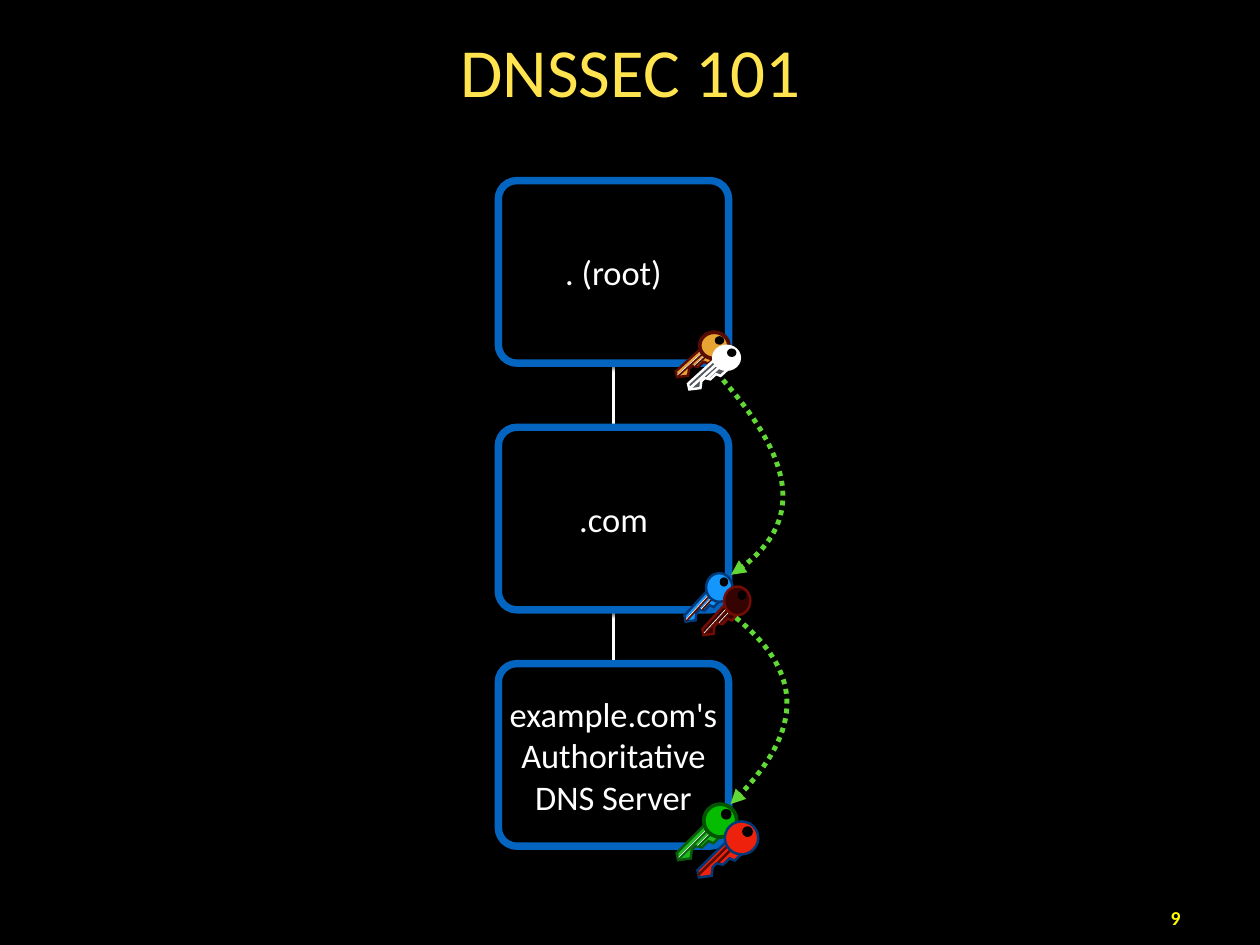
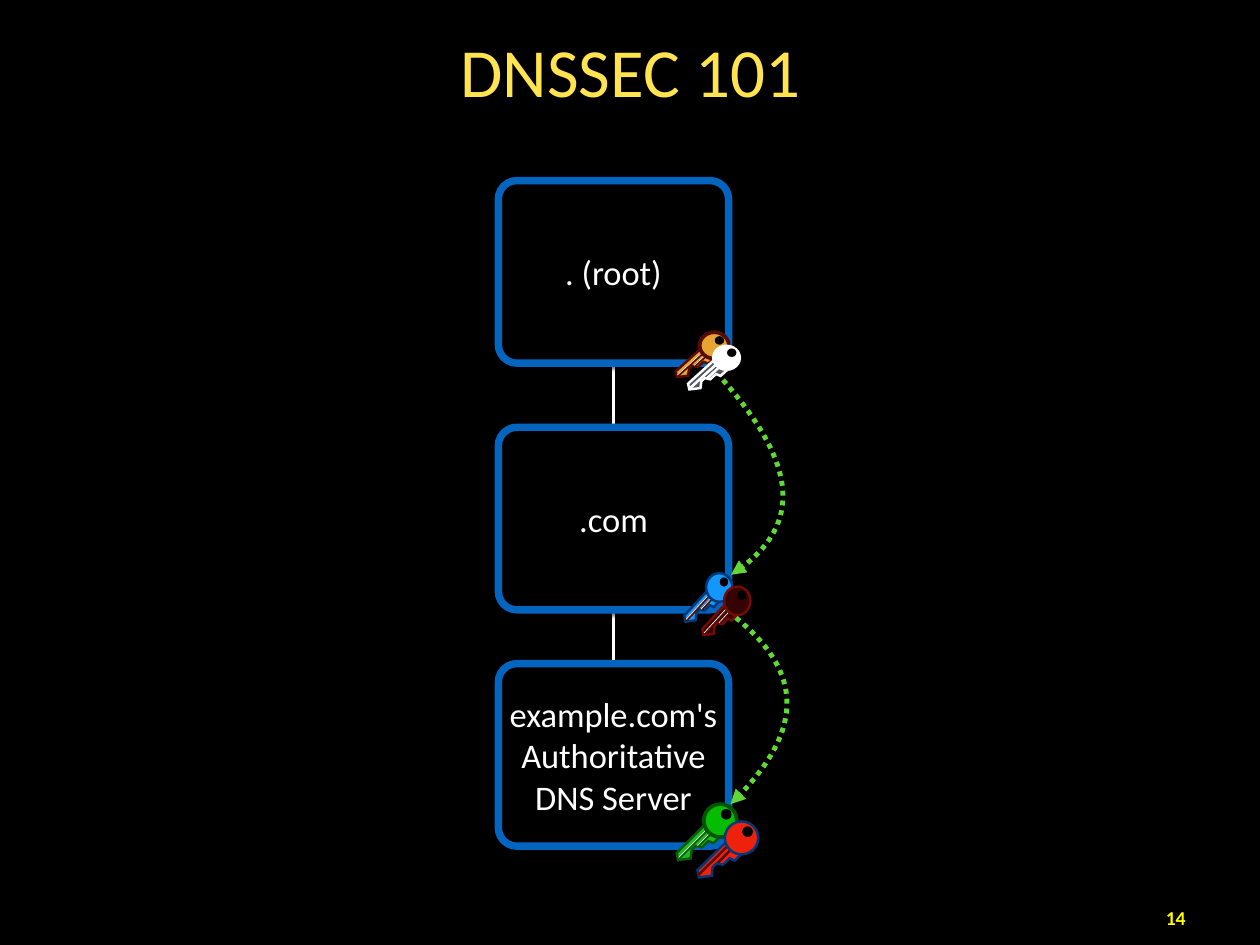
Before and after one commit to taejoong/taejoong.github.io, a slide deck: slide 14 of courses/csci-351/handouts/18-DNSSEC.pptx (slide 9 before the commit). Drawn at 1260x945 pixels with LibreOffice and Linux fonts; fonts in the diff are those of the drawing. Boxes give left, top, right and bottom in pixels: in the first picture for what was removed or moved away, otherwise in the second. Text is boxed around its words. In the diff, an @@ line names an element or a change of style, - is before the commit and + after.

```diff
--- a/courses/csci-351/handouts/18-DNSSEC.pptx
+++ b/courses/csci-351/handouts/18-DNSSEC.pptx
@@ page number added at <box>1166,912,1186,925</box>, 16 pt, text #FFFB00, bold @@
+14
@@ page number removed at <box>1171,912,1181,925</box> @@
-9
```
Also in this commit, not shown: 5 other slides changed, 22 slides added, 1 other file.
